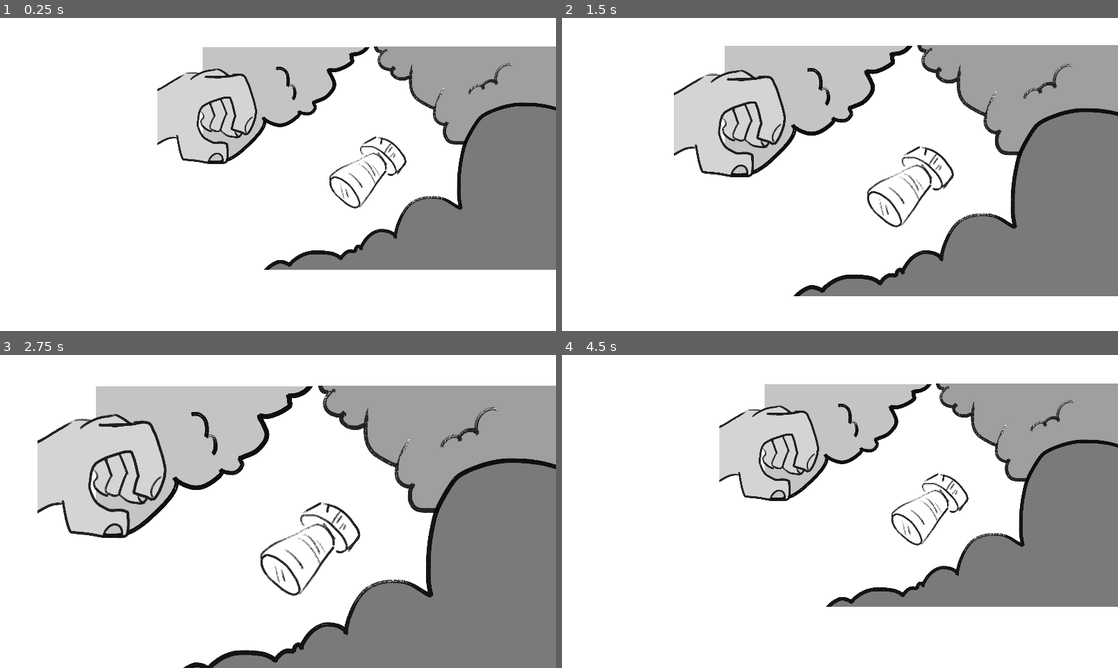
Above: before the commit, frames 1-4 (two rows, left to right).
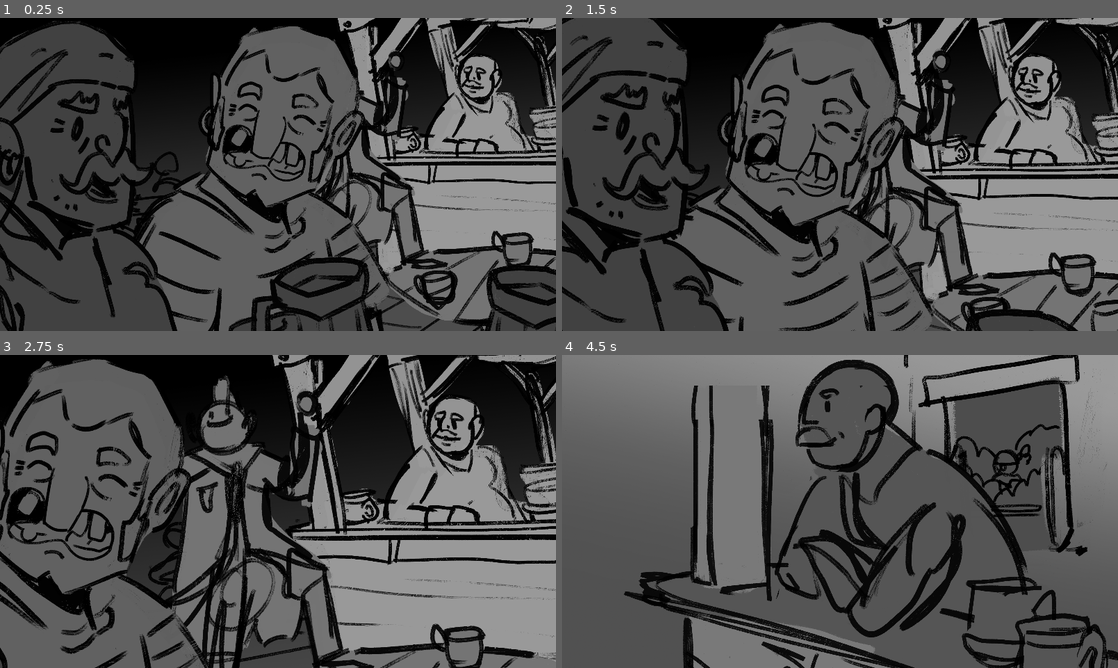
Above: after the commit, the same moments.

Repository: Aeropulu/ggj2025
Game: Godot game, scene res://Scenes/Introduction.tscn
Two runs of this game, one before a commit and one after it. Both use one fixed random seed, a clock stepped at 60 frames per second and the inputs below. The project has no main scene, so this scene is started directly.
Inputs (mouse positions are in pixels of both pictures, inside the frame that each line leads up to):
- Up to frame 1 (0.25 s): no input
- Up to frame 2 (1.5 s): move the mouse to (962, 158) at 0.52 s; move the mouse to (728, 190) at 1.27 s
- Up to frame 3 (2.75 s): move the mouse to (333, 442) at 2.02 s
- Up to frame 4 (4.5 s): move the mouse to (812, 574) at 2.77 s; move the mouse to (1006, 558) at 3.52 s; move the mouse to (673, 464) at 4.27 s

The runs differ from the first frame. In frame 1, 96% of the frame differs, in the area x 0-100%, y 0-100%; in frame 2, 95%; in frame 3, 93%; in frame 4, 94%.

Commit message:
fin de l'animatique

Diff:
--- a/Scenes/Introduction.tscn
+++ b/Scenes/Introduction.tscn
@@ -6,8 +6,10 @@
 [ext_resource type="Texture2D" uid="uid://cpyerfhtpwl4w" path="res://Assets/Sprites/Introduction/Shot_01/Shot_01_Barman.png" id="2_w2j8h"]
 [ext_resource type="Texture2D" uid="uid://c7yf6870iq2pr" path="res://Assets/Sprites/Introduction/Shot_01/Shot_01_PirateMid.png" id="3_etue2"]
 [ext_resource type="Texture2D" uid="uid://bm0dlb4g1boyw" path="res://Assets/Sprites/Introduction/Shot_03/Shot_03_Personnage_Regard_Bouchon.png" id="3_grxx0"]
+[ext_resource type="Texture2D" uid="uid://dk8akiaq8hv0t" path="res://Assets/Sprites/Introduction/Shot_05/Shot_05_Joe_Ooooooh.png" id="4_smcfe"]
 [ext_resource type="Texture2D" uid="uid://d05go1nleyqju" path="res://Assets/Sprites/Introduction/Shot_01/Shot_01_PirateAVDroite.png" id="4_ymfbt"]
 [ext_resource type="Texture2D" uid="uid://v4noyfiec6bf" path="res://Assets/Sprites/Introduction/Shot_01/Shot_01_PirateAVGauche.png" id="5_a86h4"]
+[ext_resource type="Texture2D" uid="uid://cm6w3ee7olhfe" path="res://Assets/Sprites/Introduction/Shot_05/Shot_05_Joe_Waow.png" id="5_tyikx"]
 [ext_resource type="Texture2D" uid="uid://dhrijqc2ncdbn" path="res://Assets/Sprites/Introduction/Shot_01/Shot_01_Bras PirateAV Gauche.png" id="6_hb3b6"]
 [ext_resource type="Texture2D" uid="uid://b45hitqstblhb" path="res://Assets/Sprites/Introduction/Shot_02/Shot_02_ArPlan.png" id="7_wrgh0"]
 [ext_resource type="Texture2D" uid="uid://jx4bxw45nbkk" path="res://Assets/Sprites/Introduction/Shot_02/Shot_02_MidPlan.png" id="8_eny4h"]
@@ -24,10 +26,11 @@
 [ext_resource type="Texture2D" uid="uid://cw0qdf8sbont2" path="res://Assets/Sprites/Introduction/Shot_04/Shot_04_Main.png" id="22_r5yoo"]
 [ext_resource type="Texture2D" uid="uid://bcacx8swkuyiu" path="res://Assets/Sprites/Introduction/Shot_04/Shot_04_Mousse_Droite.png" id="23_088cp"]
 [ext_resource type="Texture2D" uid="uid://bkfdsghgu5dxn" path="res://Assets/Sprites/Introduction/Shot_04/Shot_04_Mousse_Avant.png" id="24_ym7m8"]
+[ext_resource type="Texture2D" uid="uid://ccx1uvj7e6ue4" path="res://Assets/Sprites/Introduction/Shot_05/Shot_05_Main.png" id="27_a4if7"]
 
 [sub_resource type="Animation" id="Animation_vnefm"]
 resource_name = "Introduction"
-length = 15.0
+length = 18.0
 tracks/0/type = "value"
 tracks/0/imported = false
 tracks/0/enabled = true
@@ -244,6 +247,102 @@
 "update": 0,
 "values": [Color(1, 1, 1, 0), Color(1, 1, 1, 1), Color(1, 1, 1, 1), Color(1, 1, 1, 0)]
 }
+tracks/18/type = "value"
+tracks/18/imported = false
+tracks/18/enabled = true
+tracks/18/path = NodePath("Shot_04:visible")
+tracks/18/interp = 1
+tracks/18/loop_wrap = true
+tracks/18/keys = {
+"times": PackedFloat32Array(13.9, 13.9333, 14.9, 14.9333),
+"transitions": PackedFloat32Array(1, 1, 1, 1),
+"update": 1,
+"values": [false, true, true, false]
+}
+tracks/19/type = "value"
+tracks/19/imported = false
+tracks/19/enabled = true
+tracks/19/path = NodePath("Shot_04/TextRect_Main:position")
+tracks/19/interp = 1
+tracks/19/loop_wrap = true
+tracks/19/keys = {
+"times": PackedFloat32Array(14.4, 14.9),
+"transitions": PackedFloat32Array(1, 1),
+"update": 0,
+"values": [Vector2(503, 306), Vector2(1033, 455)]
+}
+tracks/20/type = "value"
+tracks/20/imported = false
+tracks/20/enabled = true
+tracks/20/path = NodePath("Shot_04/TextRect_Mousse_Droite:position")
+tracks/20/interp = 1
+tracks/20/loop_wrap = true
+tracks/20/keys = {
+"times": PackedFloat32Array(13.9333, 14.9),
+"transitions": PackedFloat32Array(1, 1),
+"update": 0,
+"values": [Vector2(1944, 93), Vector2(1855, 166)]
+}
+tracks/21/type = "value"
+tracks/21/imported = false
+tracks/21/enabled = true
+tracks/21/path = NodePath("Shot_04/TextRect_MousseAv:position")
+tracks/21/interp = 1
+tracks/21/loop_wrap = true
+tracks/21/keys = {
+"times": PackedFloat32Array(13.9333, 14.9),
+"transitions": PackedFloat32Array(1, 1),
+"update": 0,
+"values": [Vector2(1392, 351), Vector2(1284, 262)]
+}
+tracks/22/type = "value"
+tracks/22/imported = false
+tracks/22/enabled = true
+tracks/22/path = NodePath("Shot_04/TextRect_MousseArr:position")
+tracks/22/interp = 1
+tracks/22/loop_wrap = true
+tracks/22/keys = {
+"times": PackedFloat32Array(13.9333, 14.9),
+"transitions": PackedFloat32Array(1, 1),
+"update": 0,
+"values": [Vector2(906, 125), Vector2(1023, 176)]
+}
+tracks/23/type = "value"
+tracks/23/imported = false
+tracks/23/enabled = true
+tracks/23/path = NodePath("Shot_05/TextRect_Main:position")
+tracks/23/interp = 1
+tracks/23/loop_wrap = true
+tracks/23/keys = {
+"times": PackedFloat32Array(14.9333, 16),
+"transitions": PackedFloat32Array(1, 1),
+"update": 0,
+"values": [Vector2(2253, 776), Vector2(2253, 690)]
+}
+tracks/24/type = "value"
+tracks/24/imported = false
+tracks/24/enabled = true
+tracks/24/path = NodePath("Shot_05/TextRect_Joe:texture")
+tracks/24/interp = 1
+tracks/24/loop_wrap = true
+tracks/24/keys = {
+"times": PackedFloat32Array(16.2667, 16.3),
+"transitions": PackedFloat32Array(1, 1),
+"update": 1,
+"values": [ExtResource("4_smcfe"), ExtResource("5_tyikx")]
+}
+tracks/25/type = "value"
+tracks/25/imported = false
+tracks/25/enabled = true
+tracks/25/path = NodePath("Shot_05:visible")
+tracks/25/interp = 1
+tracks/25/loop_wrap = true
+tracks/25/keys = {
+"times": PackedFloat32Array(14.9, 14.9333),
+"transitions": PackedFloat32Array(1, 1),
+"update": 1,
+"values": [false, true]
+}
 
 [sub_resource type="Animation" id="Animation_60r0o"]
 length = 0.001
@@ -463,6 +562,102 @@
 "update": 0,
 "values": [Color(1, 1, 1, 1)]
 }
+tracks/18/type = "value"
+tracks/18/imported = false
+tracks/18/enabled = true
+tracks/18/path = NodePath("Shot_04:visible")
+tracks/18/interp = 1
+tracks/18/loop_wrap = true
+tracks/18/keys = {
+"times": PackedFloat32Array(0),
+"transitions": PackedFloat32Array(1),
+"update": 1,
+"values": [false]
+}
+tracks/19/type = "value"
+tracks/19/imported = false
+tracks/19/enabled = true
+tracks/19/path = NodePath("Shot_04/TextRect_Main:position")
+tracks/19/interp = 1
+tracks/19/loop_wrap = true
+tracks/19/keys = {
+"times": PackedFloat32Array(0),
+"transitions": PackedFloat32Array(1),
+"update": 0,
+"values": [Vector2(725, 360)]
+}
+tracks/20/type = "value"
+tracks/20/imported = false
+tracks/20/enabled = true
+tracks/20/path = NodePath("Shot_04/TextRect_Mousse_Droite:position")
+tracks/20/interp = 1
+tracks/20/loop_wrap = true
+tracks/20/keys = {
+"times": PackedFloat32Array(0),
+"transitions": PackedFloat32Array(1),
+"update": 0,
+"values": [Vector2(1855, 166)]
+}
+tracks/21/type = "value"
+tracks/21/imported = false
+tracks/21/enabled = true
+tracks/21/path = NodePath("Shot_04/TextRect_MousseAv:position")
+tracks/21/interp = 1
+tracks/21/loop_wrap = true
+tracks/21/keys = {
+"times": PackedFloat32Array(0),
+"transitions": PackedFloat32Array(1),
+"update": 0,
+"values": [Vector2(1284, 262)]
+}
+tracks/22/type = "value"
+tracks/22/imported = false
+tracks/22/enabled = true
+tracks/22/path = NodePath("Shot_04/TextRect_MousseArr:position")
+tracks/22/interp = 1
+tracks/22/loop_wrap = true
+tracks/22/keys = {
+"times": PackedFloat32Array(0),
+"transitions": PackedFloat32Array(1),
+"update": 0,
+"values": [Vector2(1023, 176)]
+}
+tracks/23/type = "value"
+tracks/23/imported = false
+tracks/23/enabled = true
+tracks/23/path = NodePath("Shot_05/TextRect_Main:position")
+tracks/23/interp = 1
+tracks/23/loop_wrap = true
+tracks/23/keys = {
+"times": PackedFloat32Array(0),
+"transitions": PackedFloat32Array(1),
+"update": 0,
+"values": [Vector2(2253, 776)]
+}
+tracks/24/type = "value"
+tracks/24/imported = false
+tracks/24/enabled = true
+tracks/24/path = NodePath("Shot_05/TextRect_Joe:texture")
+tracks/24/interp = 1
+tracks/24/loop_wrap = true
+tracks/24/keys = {
+"times": PackedFloat32Array(0),
+"transitions": PackedFloat32Array(1),
+"update": 1,
+"values": [ExtResource("4_smcfe")]
+}
+tracks/25/type = "value"
+tracks/25/imported = false
+tracks/25/enabled = true
+tracks/25/path = NodePath("Shot_05:visible")
+tracks/25/interp = 1
+tracks/25/loop_wrap = true
+tracks/25/keys = {
+"times": PackedFloat32Array(0),
+"transitions": PackedFloat32Array(1),
+"update": 1,
+"values": [false]
+}
 
 [sub_resource type="AnimationLibrary" id="AnimationLibrary_8skuy"]
 _data = {
@@ -642,6 +837,7 @@
 texture = ExtResource("18_40m0m")
 
 [node name="Shot_04" type="Control" parent="."]
+visible = false
 anchors_preset = 0
 offset_right = 40.0
 offset_bottom = 40.0
@@ -669,10 +865,10 @@
 
 [node name="TextRect_Main" type="TextureRect" parent="Shot_04"]
 layout_mode = 0
-offset_left = 817.0
-offset_top = 287.0
-offset_right = 1358.0
-offset_bottom = 806.0
+offset_left = 725.0
+offset_top = 360.0
+offset_right = 1266.0
+offset_bottom = 879.0
 texture = ExtResource("22_r5yoo")
 
 [node name="TextRect_Mousse_Droite" type="TextureRect" parent="Shot_04"]
@@ -691,6 +887,33 @@
 offset_bottom = 1353.0
 texture = ExtResource("24_ym7m8")
 
+[node name="Shot_05" type="Control" parent="."]
+visible = false
+anchors_preset = 0
+offset_right = 40.0
+offset_bottom = 40.0
+
+[node name="ColorRect" type="ColorRect" parent="Shot_05"]
+layout_mode = 0
+offset_right = 4404.0
+offset_bottom = 1345.0
+
+[node name="TextRect_Joe" type="TextureRect" parent="Shot_05"]
+layout_mode = 0
+offset_left = 1058.0
+offset_top = 262.0
+offset_right = 2402.0
+offset_bottom = 1429.0
+texture = ExtResource("4_smcfe")
+
+[node name="TextRect_Main" type="TextureRect" parent="Shot_05"]
+layout_mode = 0
+offset_left = 2253.0
+offset_top = 776.0
+offset_right = 2853.0
+offset_bottom = 1440.0
+texture = ExtResource("27_a4if7")
+
 [node name="Camera2D" type="Camera2D" parent="."]
 position = Vector2(1436, 833)
 zoom = Vector2(0.7, 0.7)
--- a/project.godot
+++ b/project.godot
@@ -20,3 +20,7 @@
 window/size/viewport_height=1080
 window/stretch/mode="canvas_items"
 window/stretch/aspect="keep_width"
+
+[editor]
+
+movie_writer/movie_file="Z:/GGJ 2025/Godot/Art/Video/Introduction.avi"
Binary file added: Assets/Sprites/Introduction/Shot_05/Shot_05_Joe_Ooooooh.png
Not shown, added: Assets/Sprites/Introduction/Shot_05/Shot_05_Joe_Ooooooh.png.import
Binary file added: Assets/Sprites/Introduction/Shot_05/Shot_05_Joe_Waow.png
Not shown, added: Assets/Sprites/Introduction/Shot_05/Shot_05_Joe_Waow.png.import
Binary file added: Assets/Sprites/Introduction/Shot_05/Shot_05_Main.png
Not shown, added: Assets/Sprites/Introduction/Shot_05/Shot_05_Main.png.import
Not shown: 1 places in Scenes/Introduction.tscn that only renumber resources
